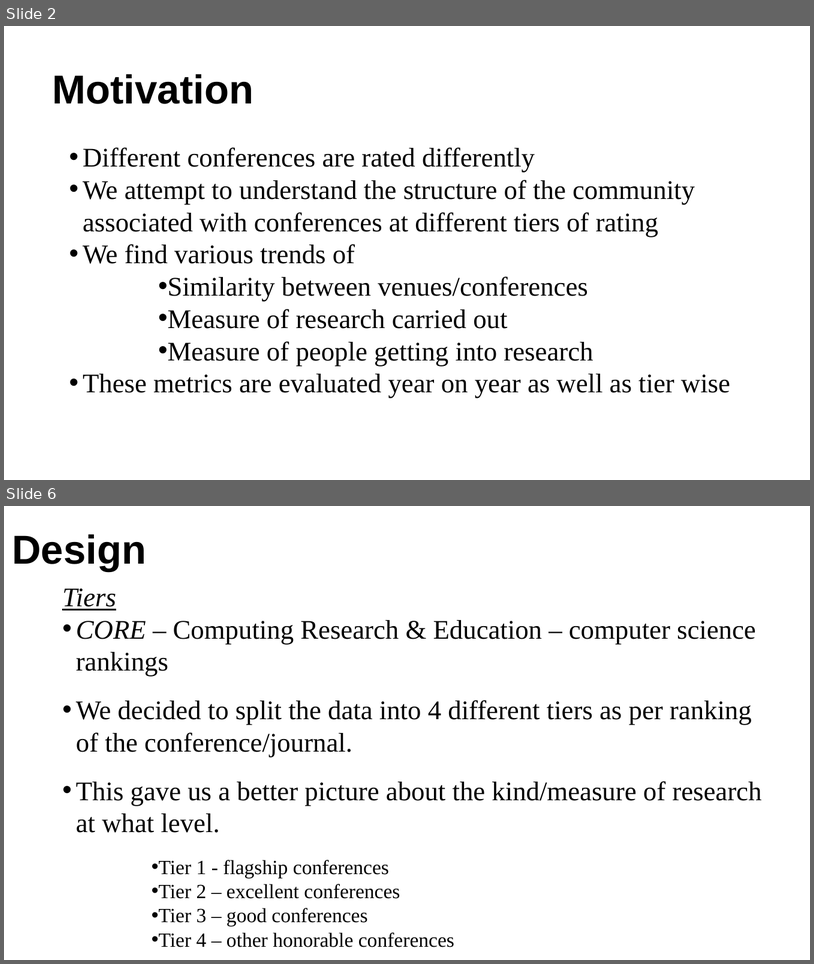
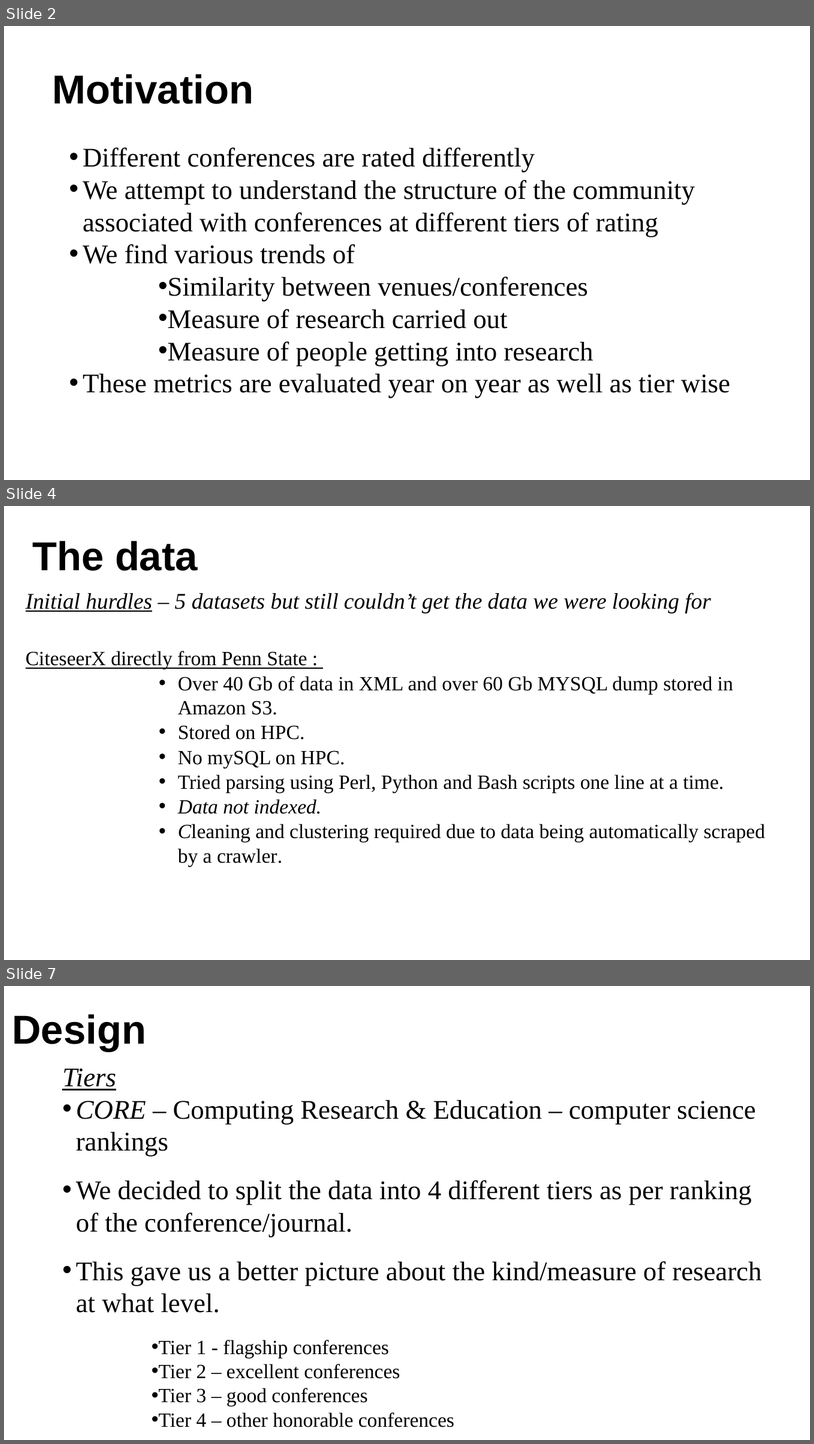
Before and after one commit to ag3859/RTBDProject, a slide deck: RTBD.pptx. Shown one above the other, each under a label of ours: slides 2 and 6 before the commit, slides 2, 4 and 7 after it; the slides between them are not shown. The pictures are 814x964 and 814x1444 pixels, drawn with LibreOffice and Linux fonts; fonts in the diff are those of the drawing. Boxes give left, top, right and bottom in pixels: in the first picture for what was removed or moved away, otherwise in the second. Text is boxed around its words. In the diff, an @@ line names an element or a change of style, - is before the commit and + after.

Commit message:
updated text to graphs

```diff
--- a/RTBD.pptx
+++ b/RTBD.pptx
@@ slide 4 added at [4,506,810,960], background #FFFFFF @@
@@ title added at [32,541,198,571], 36 pt, text #000000, bold @@
+The data
@@ text added at [26,592,765,866], 18 pt, text #000000 @@
+Initial hurdles – 5 datasets but still couldn’t get the data we were looking for
+CiteseerX directly from Penn State :
+              • Over 40 Gb of data in XML and over 60 Gb MYSQL dump stored in Amazon S3.
+              • Stored on HPC.
+              • No mySQL on HPC.
+              • Tried parsing using Perl, Python and Bash scripts one line at a time.
+              • Data not indexed.
+              • Cleaning and clustering required due to data being automatically scraped by a crawler.
@@ what was slide 6 is now slide 7 @@
```
Also in this commit, not shown: 8 slides changed, 1 other slide added.
